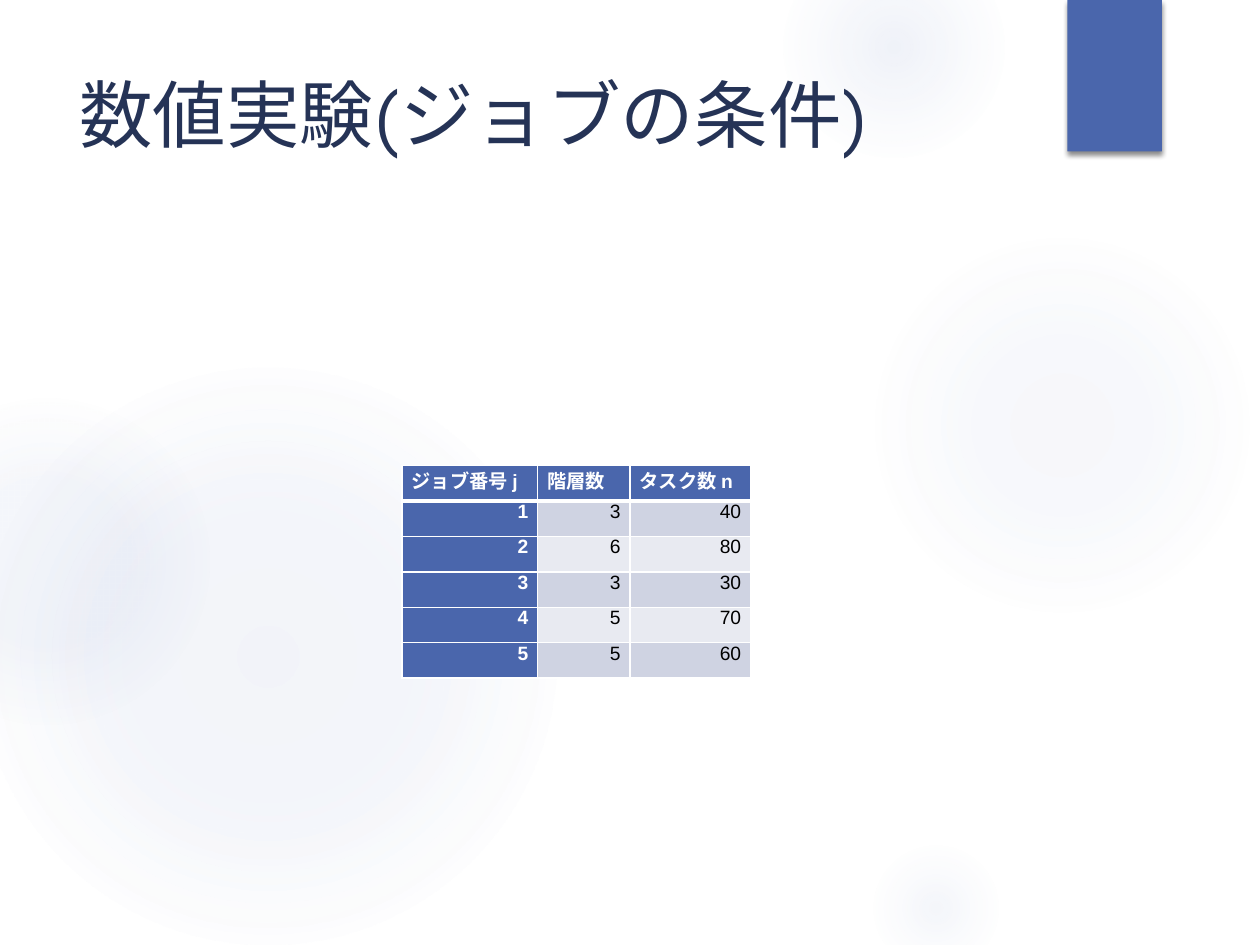
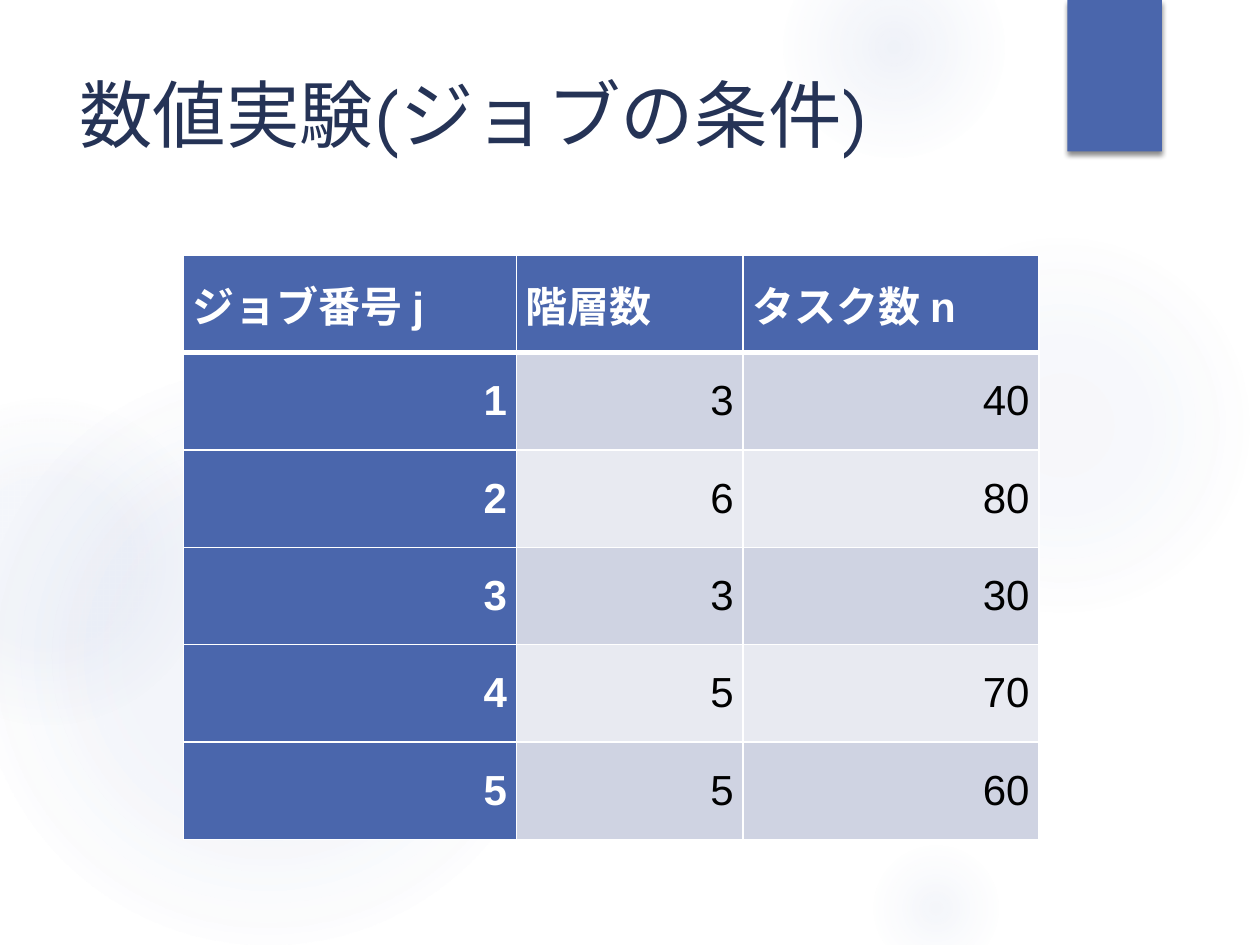
Before and after one commit to Marcy1016/AntColonyOptimization, a slide deck: slide 9 of 実験結果/13H023卒論発表.pptx. Drawn at 1260x945 pixels with LibreOffice and Linux fonts; fonts in the diff are those of the drawing. Boxes give left, top, right and bottom in pixels: in the first picture for what was removed or moved away, otherwise in the second. Text is boxed around its words. In the diff, an @@ line names an element or a change of style, - is before the commit and + after.

```diff
--- a/実験結果/13H023卒論発表.pptx
+++ b/実験結果/13H023卒論発表.pptx
@@ table at [184,256,1040,840] @@
@@ size 11 to 24 pt @@
@@ table: place and size @@
-table at [402,466,751,679]
+table at [184,256,1040,840]
```
Also in this commit, not shown: 2 other slides changed.
